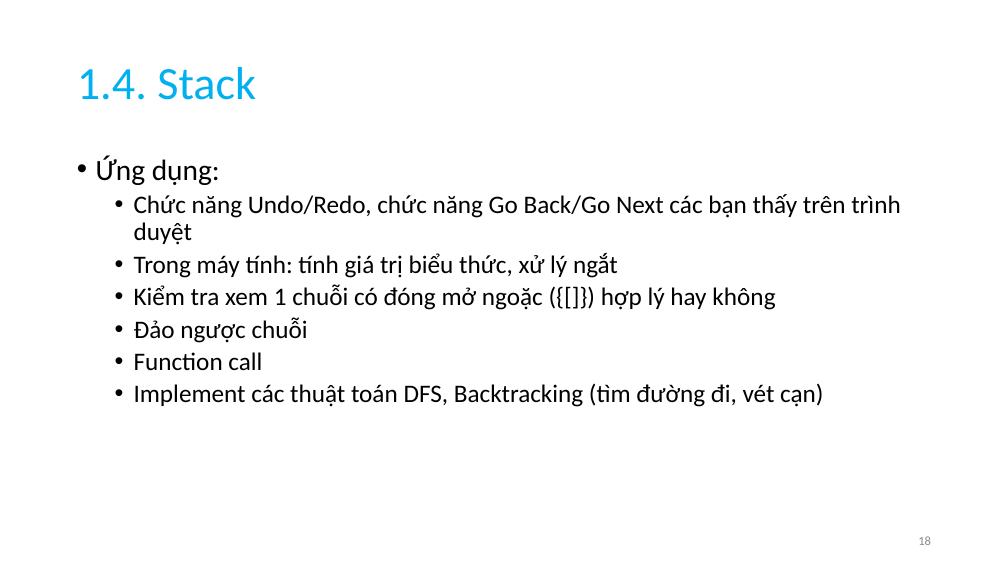
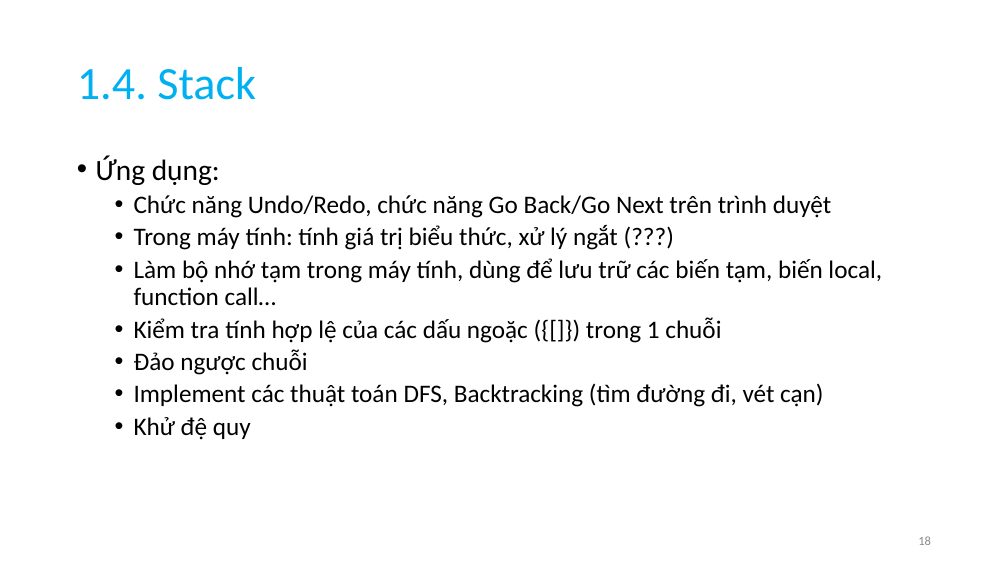
Before and after one commit to anhtuta/Notes, a slide deck: slide 18 of DSA.pptx. Drawn at 1008x567 pixels with LibreOffice and Linux fonts; fonts in the diff are those of the drawing. Boxes give left, top, right and bottom in pixels: in the first picture for what was removed or moved away, otherwise in the second. Text is boxed around its words. In the diff, an @@ line names an element or a change of style, - is before the commit and + after.

```diff
--- a/DSA.pptx
+++ b/DSA.pptx
@@ text at (134, 195, 882, 343): text changed @@
-  • Chức năng Undo/Redo, chức năng Go Back/Go Next các bạn thấy trên trình duyệt
-  • Trong máy tính: tính giá trị biểu thức, xử lý ngắt
-  • Kiểm tra xem 1 chuỗi có đóng mở ngoặc ({[]}) hợp lý hay không
+  • Chức năng Undo/Redo, chức năng Go Back/Go Next trên trình duyệt
+  • Trong máy tính: tính giá trị biểu thức, xử lý ngắt (???)
+  • Làm bộ nhớ tạm trong máy tính, dùng để lưu trữ các biến tạm, biến local, function call…
+  • Kiểm tra tính hợp lệ của các dấu ngoặc ({[]}) trong 1 chuỗi
@@ text at (134, 352, 262, 371): paragraph removed @@
-  • Function call
@@ text at (134, 417, 251, 440): paragraph added @@
+  • Khử đệ quy
```
Also in this commit, not shown: 20 other slides changed, 77 slides added, 2 slides removed.
